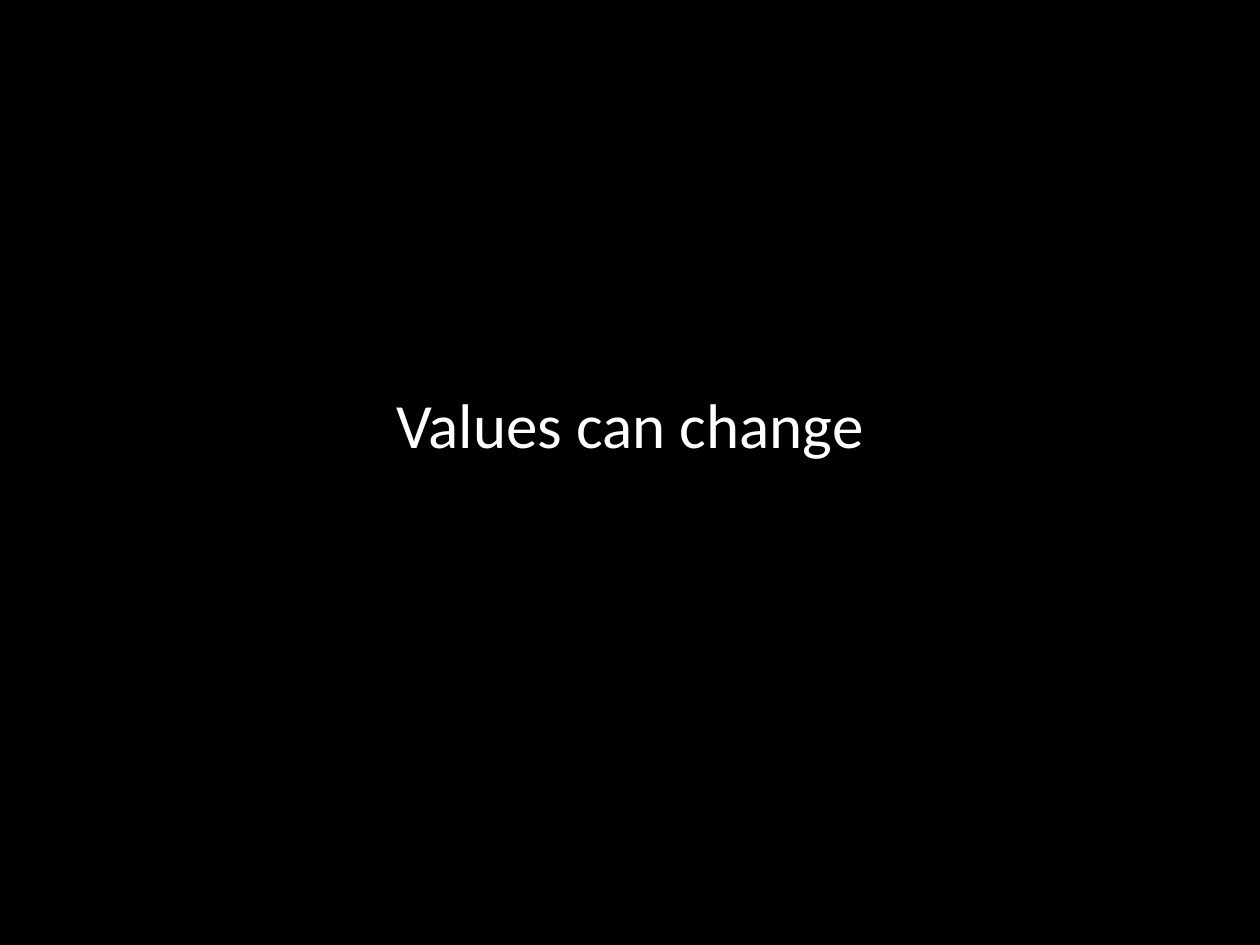
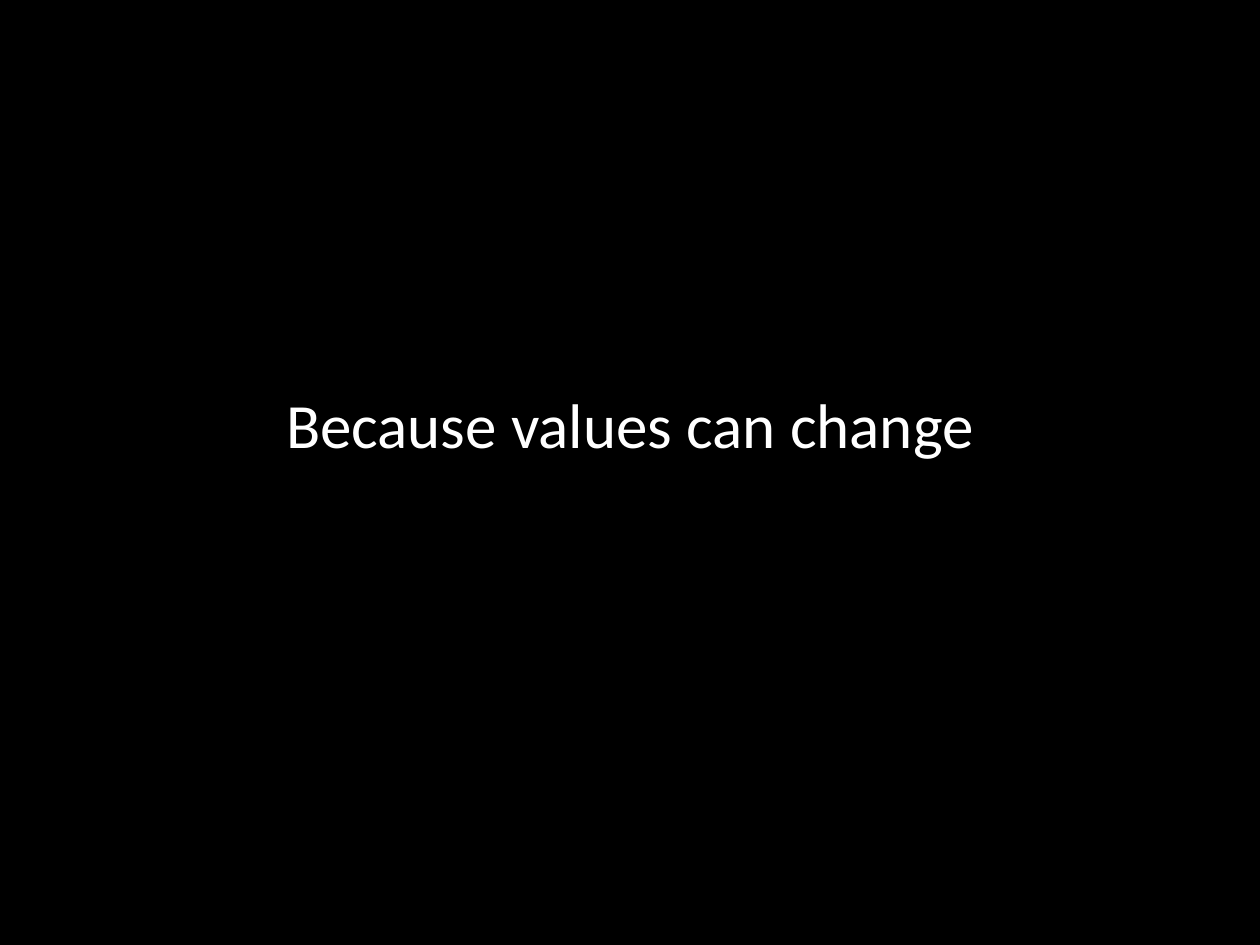
Before and after one commit to jessehartloff/CourseWebsite, a slide deck: slide 2 of static/courses/115Slides/1-Expressions.pptx. Drawn at 1260x945 pixels with LibreOffice and Linux fonts; fonts in the diff are those of the drawing. Boxes give left, top, right and bottom in pixels: in the first picture for what was removed or moved away, otherwise in the second. Text is boxed around its words. In the diff, an @@ line names an element or a change of style, - is before the commit and + after.

```diff
--- a/static/courses/115Slides/1-Expressions.pptx
+++ b/static/courses/115Slides/1-Expressions.pptx
@@ text at [286,404,973,459]: text changed @@
-Values can change
+Because values can change
```
Also in this commit, not shown: 1 other slide changed, 1 slide added, 3 other files.
